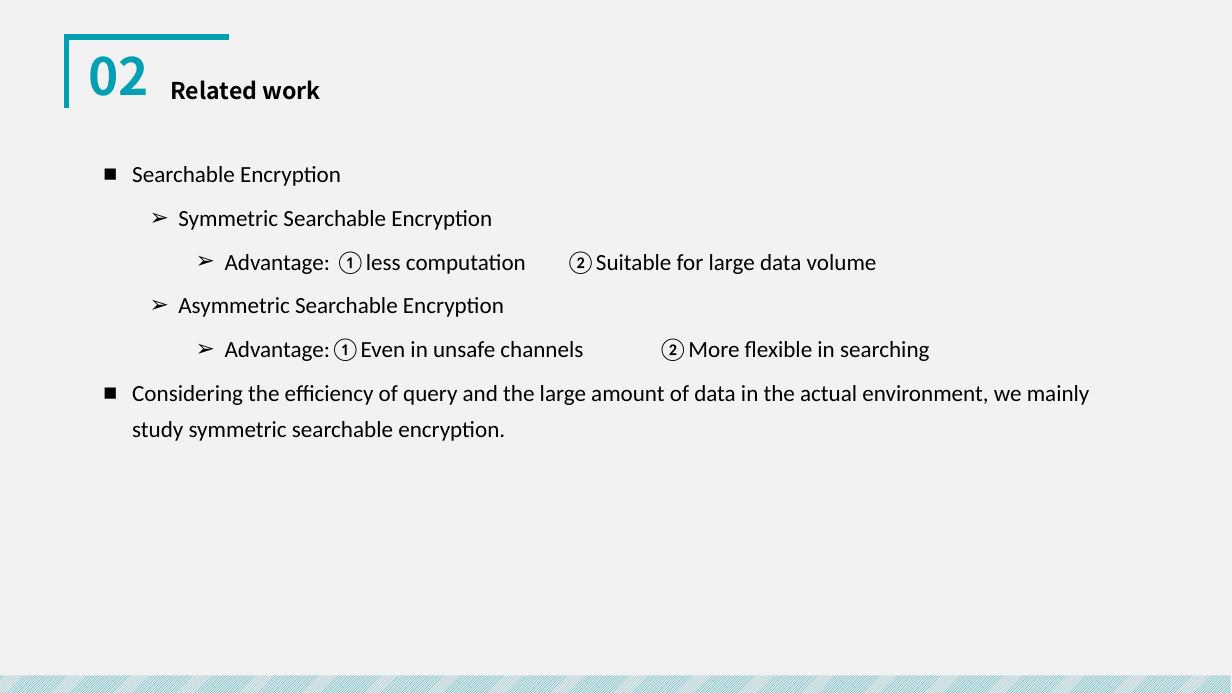
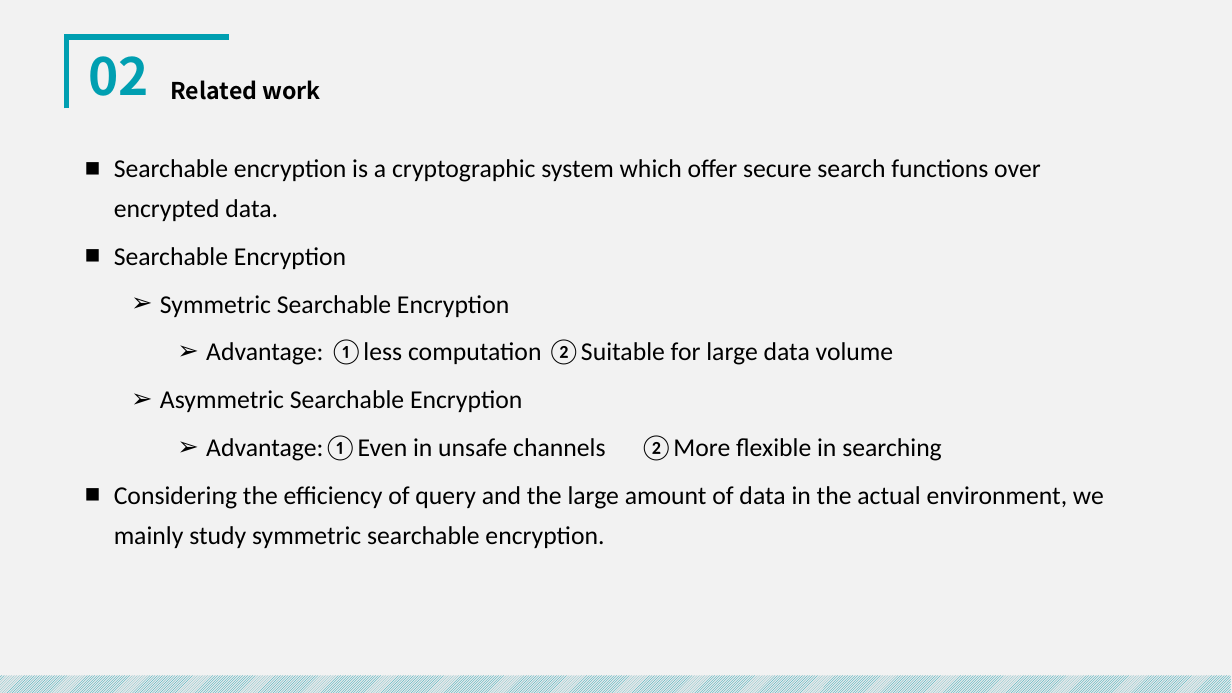
Before and after one commit to royalvald/MediumTest, a slide deck: slide 7 of 开题/中期答辩.pptx. Drawn at 1232x693 pixels with LibreOffice and Linux fonts; fonts in the diff are those of the drawing. Boxes give left, top, right and bottom in pixels: in the first picture for what was removed or moved away, otherwise in the second. Text is boxed around its words. In the diff, an @@ line names an element or a change of style, - is before the commit and + after.

```diff
--- a/开题/中期答辩.pptx
+++ b/开题/中期答辩.pptx
@@ text "Searchable encryption is a cryptographic ...": place and size @@
-text "Searchable encryption is a cryptographic ..." at [132, 166, 1090, 441]
+text "Searchable encryption is a cryptographic ..." at [114, 159, 1104, 548]
@@ text at [114, 159, 1041, 221]: paragraph added @@
+■ Searchable encryption is a cryptographic system which offer secure search functions over encrypted data.
@@ text at [114, 247, 1104, 548]: size 18 to 20 pt in "Searchable Encryption", "Symmetric Searchable Encryption", "Advantage: ①less computation ②Suitable for large data ...", "Asymmetric Searchable Encryption" and 2 more places @@
```
Also in this commit, not shown: 12 other slides changed, 13 slides added, 17 slides removed, 2 other files.
